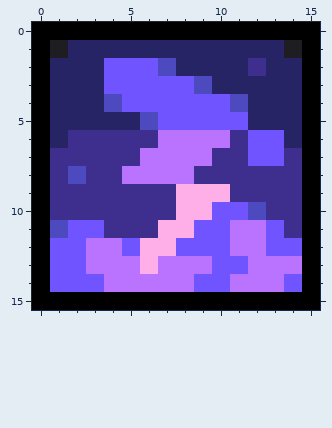
Two states of a pixel-art sprite, Content/Buffs/TacticoolerBuff.png. The first picture shows the starting point.
The file is 32x32 pixels, drawn in blocks of 2x2; one block is one cell here.
After the commit:
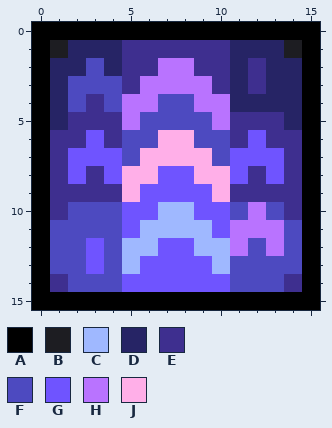
Palette (. is transparent): A #000000  B #1d1d22  C #9fb8ff  D #262465  E #3e2f8f  F #4d4ac0  G #6f54ff  H #b973ff  J #ffafe8
Commit message: Adjust tacticooler buff icon
What changed:
@@ x 0..15 @@
  0 AAAAAAAAAAAAAAAA
- 1 ABDDDDDDDDDDDDBA
- 2 ADDDGGGFDDDDEDDA
- 3 ADDDGGGGGFDDDDDA
- 4 ADDDFGGGGGGFDDDA
- 5 ADDDDDFGGGGGDDDA
- 6 ADEEEEEHHHHEGGDA
- 7 AEEEEEHHHHEEGGEA
- 8 AEFEEHHHHEEEEEEA
- 9 AEEEEEEEJJJEEEEA
-10 AEEEEEEEJJGGFEEA
-11 AFGGEEEJJGGHHGEA
-12 AGGHHGJJGGGHHGGA
-13 AGGHHHJHHHGGHHHA
-14 AGGGHHHHHGGHHHGA
+ 1 ABDDDEEEEEEDDDBA
+ 2 ADDFDEEHHEEDEDDA
+ 3 ADFFFEHHHHEDEDDA
+ 4 ADFEFHHFFHHDDDDA
+ 5 ADEEEHFFFFHEEEDA
+ 6 AEEGEFFJJFFEGEEA
+ 7 AEGGGFJJJJFGGGEA
+ 8 AEGEGJJGGJJGEGEA
+ 9 AEEEEJGGGGJEEEEA
+10 AEFFFGGCCGGFHFEA
+11 AFFFFGCCCCGHHHFA
+12 AFFGFCCGGCCHFHFA
+13 AFFGFCGGGGCFFFFA
+14 AEFFFGGGGGGFFFEA
 15 AAAAAAAAAAAAAAAA
Boxes around the changes in both pictures, in picture pixels (x1, y1, x2, y2):
changed: (50, 40, 302, 292)
